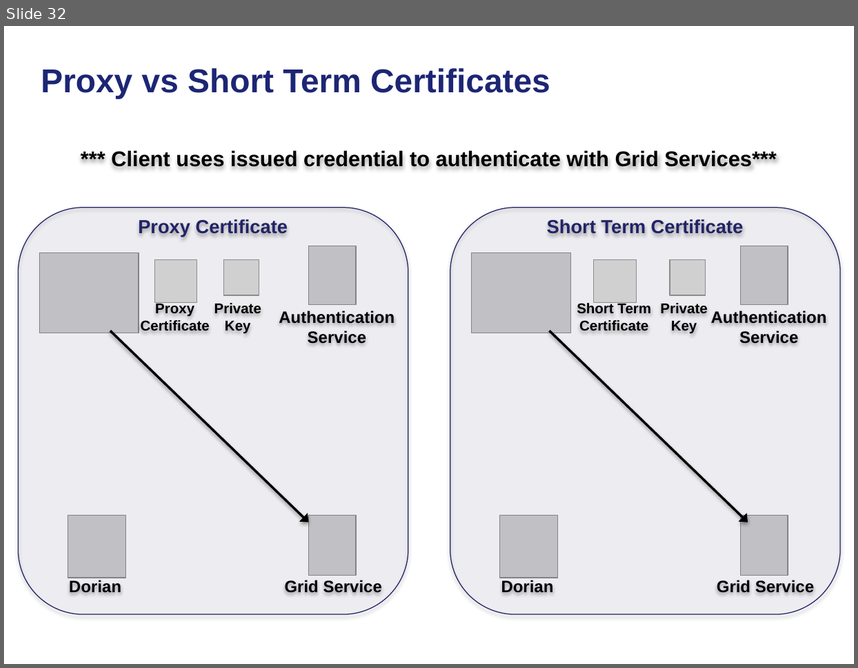
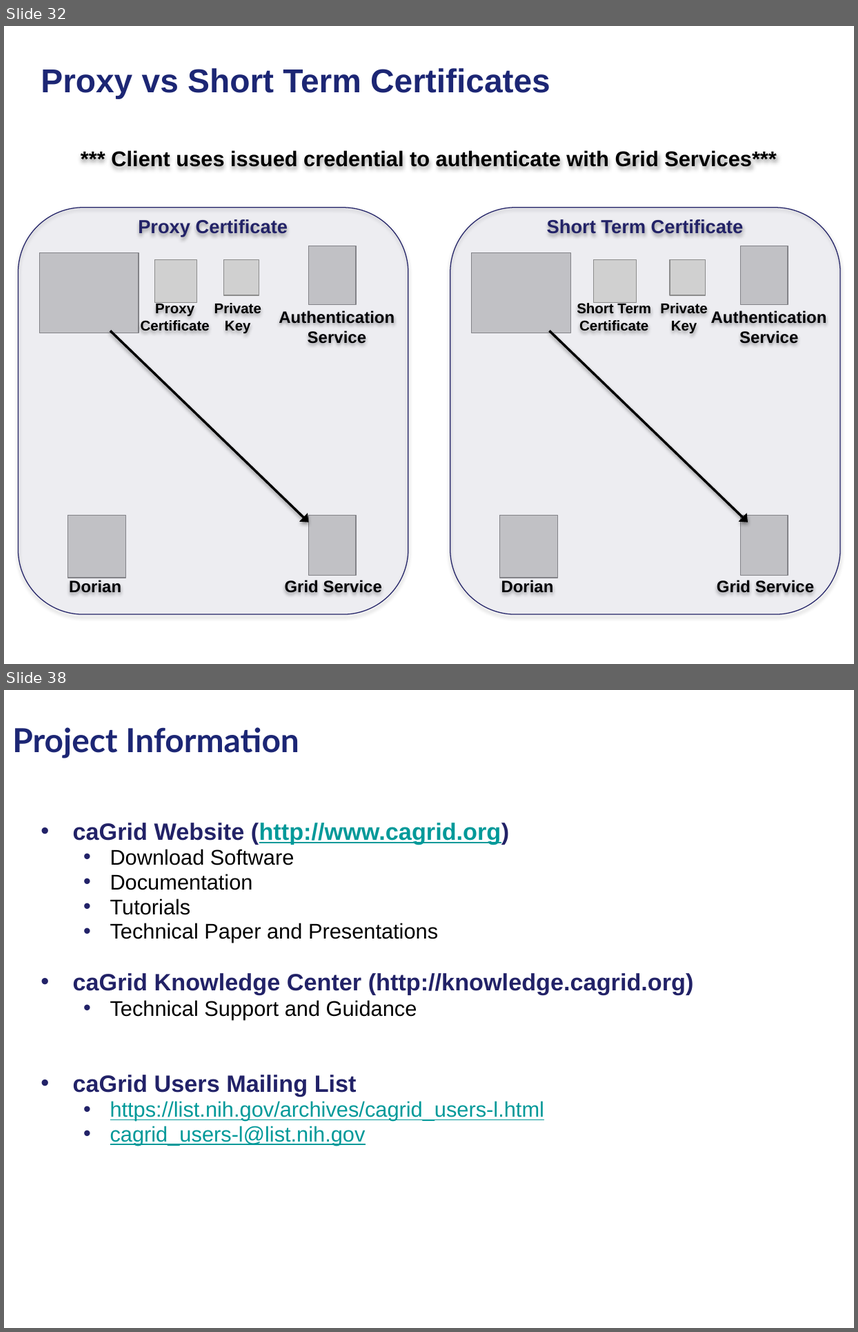
Before and after one commit to NCIP/cagrid-docs, a slide deck: presentations/security/gaards-arch-f2f-oct-2008.pptx. Shown one above the other, each under a label of ours: slide 32 before the commit, slides 32 and 38 after it; the slides between them are not shown. The pictures are 858x668 and 858x1332 pixels, drawn with LibreOffice and Linux fonts; fonts in the diff are those of the drawing; grey boxes stand for pictures; background and template pictures are left out. Boxes give left, top, right and bottom in pixels: in the first picture for what was removed or moved away, otherwise in the second. Text is boxed around its words. In the diff, an @@ line names an element or a change of style, - is before the commit and + after.

```diff
--- a/presentations/security/gaards-arch-f2f-oct-2008.pptx
+++ b/presentations/security/gaards-arch-f2f-oct-2008.pptx
@@ slide 38 added at (x1=4, y1=690, x2=854, y2=1328), background picture (left out) @@
@@ title added at (x1=12, y1=727, x2=299, y2=758), 28 pt, text #1C2674, bold @@
+Project Information
@@ text added at (x1=73, y1=822, x2=694, y2=1145), 18 pt, text #009999 @@
+• caGrid Website (http://www.cagrid.org)
+  • Download Software
+  • Documentation
+  • Tutorials
+  • Technical Paper and Presentations
+• caGrid Knowledge Center (http://knowledge.cagrid.org)
+  • Technical Support and Guidance
+• caGrid Users Mailing List
+  • https://list.nih.gov/archives/cagrid_users-l.html
+  • cagrid_users-l@list.nih.gov
```
Also in this commit, not shown: 4 slides changed, 4 other slides added.
